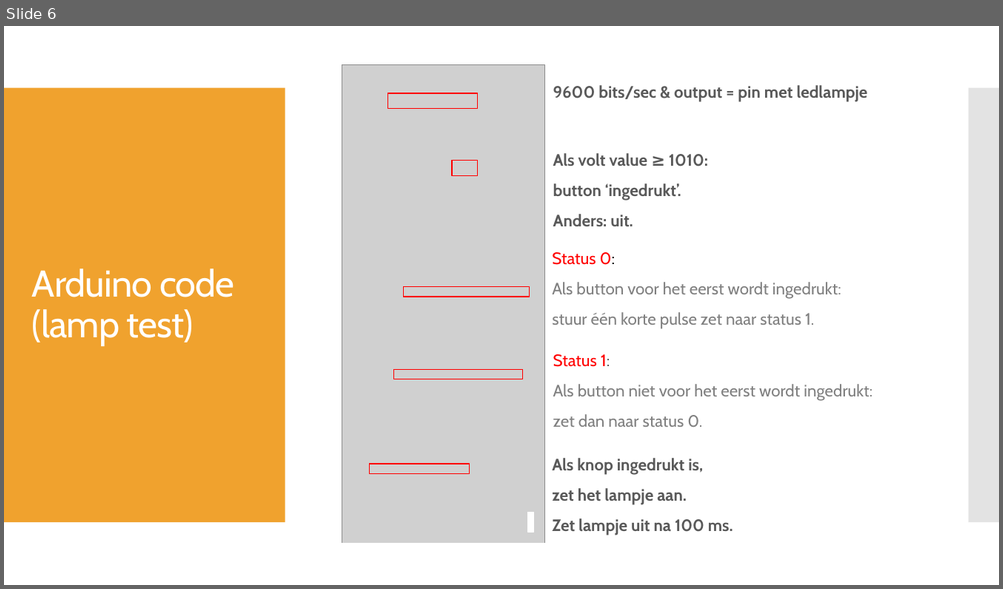
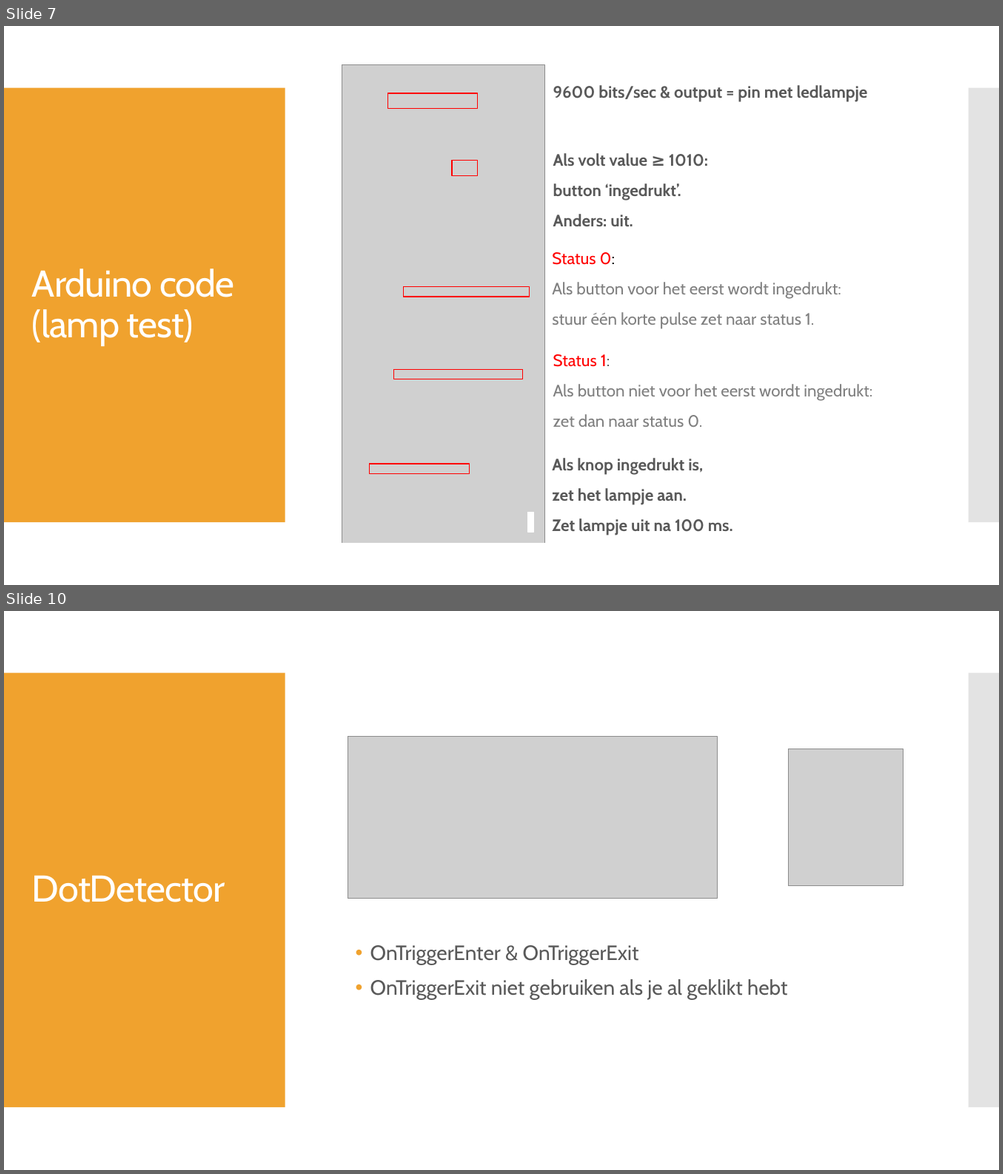
Before and after one commit to stellarubsaam/SpecialInputOutput, a slide deck: Documentatie/Special Input.pptx. Shown one above the other, each under a label of ours: slide 6 before the commit, slides 7 and 10 after it; the slides between them are not shown. The pictures are 1003x589 and 1003x1174 pixels, drawn with LibreOffice and Linux fonts; fonts in the diff are those of the drawing; grey boxes stand for pictures. Boxes give left, top, right and bottom in pixels: in the first picture for what was removed or moved away, otherwise in the second. Text is boxed around its words. In the diff, an @@ line names an element or a change of style, - is before the commit and + after.

```diff
--- a/Documentatie/Special Input.pptx
+++ b/Documentatie/Special Input.pptx
@@ slide 10 added at (x1=4, y1=611, x2=999, y2=1170), background #FFFFFF; not listed: 2 template elements that a slide beside it also shows @@
@@ picture added at (x1=348, y1=737, x2=717, y2=899) @@
@@ picture added at (x1=788, y1=749, x2=903, y2=886) @@
@@ title added at (x1=32, y1=875, x2=225, y2=903), 36 pt, text #FFFFFF @@
+DotDetector
@@ text added at (x1=370, y1=945, x2=787, y2=1000), 20 pt, text #595959 @@
+• OnTriggerEnter & OnTriggerExit
+• OnTriggerExit niet gebruiken als je al geklikt hebt
@@ what was slide 6 is now slide 7 @@
```
Also in this commit, not shown: 2 slides changed, 6 other slides added, 1 slide removed, 8 other files.
